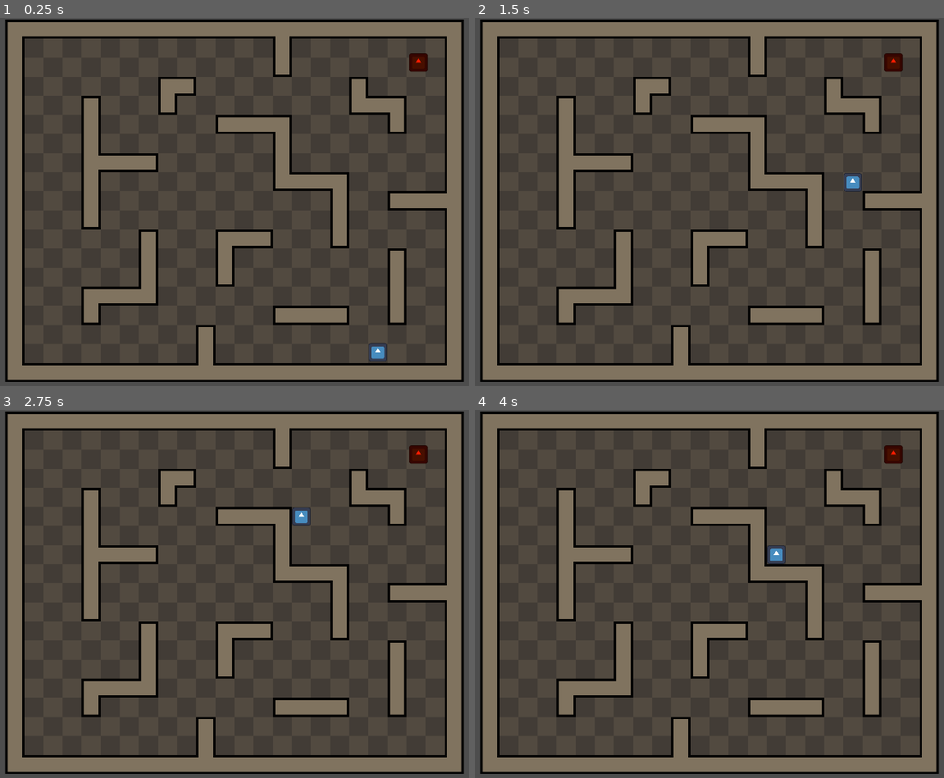
Above: before the commit, frames 1-4 (two rows, left to right).
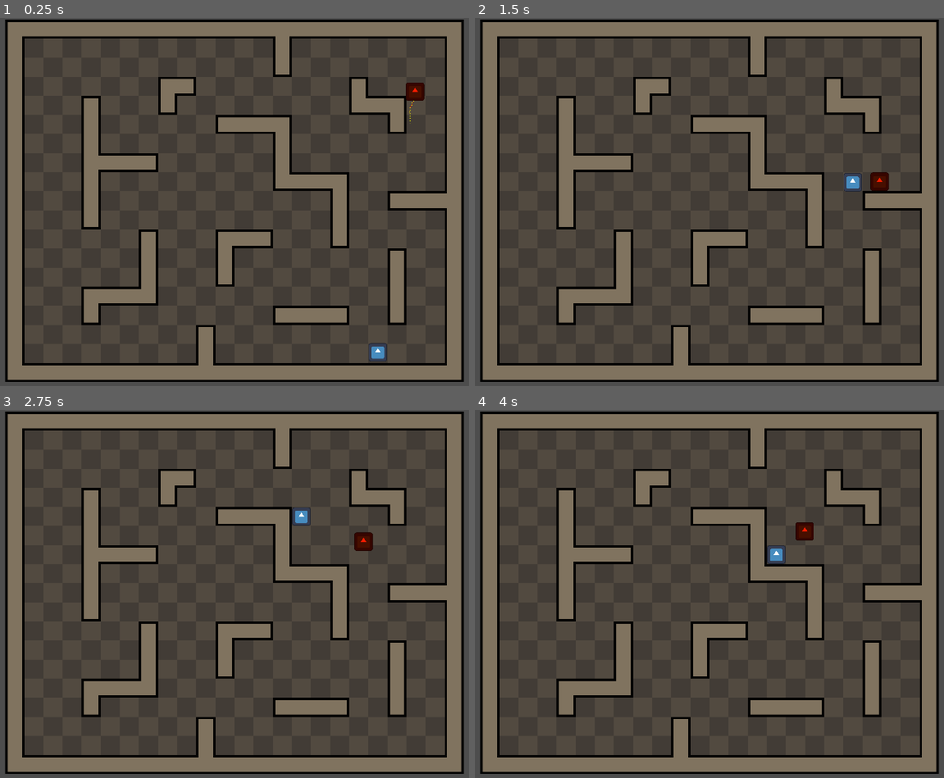
Above: after the commit, the same moments.

Repository: babeszino/a-star-pathfinding-on-navmesh
Game: Godot game, scene res://main.tscn
The game is run twice, just before and just after one commit, with the same random seed, the same clock (stepped at 60 frames per second) and the same inputs. The engine's default icon, where the game draws it, is replaced by a stand-in: a white triangle on a blue panel in a dark square.
Inputs:
- Up to frame 1 (0.25 s): no input
- Up to frame 2 (1.5 s): hold W (up) from 0.53 s (still down)
- Up to frame 3 (2.75 s): release W (up) at 2.03 s; hold A (left) from 2.03 s (still down)
- Up to frame 4 (4 s): tap Enter at 3.5 s; release A (left) at 3.53 s; hold S (down) from 3.53 s (still down)

The runs differ from the first frame. In frame 1, 0.4% of the frame differs, in the area x 86-92%, y 9-29%; in frame 2, 0.4%; in frame 3, 0.4%; in frame 4, 0.4%.
Error before the commit: Parse Error: Invalid operands "Callable" and "int" for ">" operator. (res://enemy.gd:76)

Commit message:
v0.5
-first version of A* algorithm is done, needs many tweaks

Diff:
--- a/a-star-algorithm-pathfinding/enemy.gd
+++ b/a-star-algorithm-pathfinding/enemy.gd
@@ -73,7 +73,7 @@
 		_update_path()
 
 	# talalt utvonal kovetese
-	if path.size > 0:
+	if path.size() > 0:
 		_follow_path()
 
 	if debug_draw:
@@ -130,3 +130,149 @@
 	while open_set.size() > 0:
 		# legkisebb f_cost node megkeresese az open_set-ben
 		var current_node = _get_lowest_f_cost_node(open_set)
+
+		# jelenlegi node atrakasa closed set-be open-bol
+		open_set.erase(current_node)
+		closed_set.append(current_node)
+
+		# ellenorzes, hogy elertuk-e a celt
+		if current_node.position.distance_to(end_point) < arrival_distance:
+			return _reconstruct_path(current_node)
+
+		# szomszedos node-ok lekerese
+		var neighbors = _get_neighbors(current_node, end_point)
+
+		# szomszededos node-ok kiertekelese
+		for neighbor in neighbors:
+			# skip ha a closed set-ben van
+			if _is_in_set(neighbor.position, closed_set):
+				continue
+
+			var in_open_node = _find_in_set(neighbor.position, open_set)
+
+			if in_open_node:
+				# ha van jobb utvonal a jelenlegi node-hoz, update
+				if neighbor.g_cost < in_open_node.g_cost:
+					in_open_node.g_cost = neighbor.g_cost
+					in_open_node.f_cost = neighbor.g_cost + in_open_node.h_cost
+					in_open_node.parent = current_node
+
+			else:
+				open_set.append(neighbor)
+
+	return [] # ha idaig eljutunk, akkor elvileg nem talaltunk utvonalat
+
+
+# helper func -> legkisebb f_cost node keresese
+func _get_lowest_f_cost_node(nodes: Array) -> AStarNode:
+	var lowest = nodes[0]
+	for node in nodes:
+		if node.f_cost < lowest.f_cost:
+			lowest = node
+
+	return lowest
+
+
+# helper func -> szomszedos node generalas A* algohoz
+func _get_neighbors(node: AStarNode, goal_pos: Vector2) -> Array:
+	var neighbors : Array = []
+
+	# sampling tavolsag
+	var sample_distance = 16.0
+
+	# cardinal + diagonal iranyok definialasa
+	var directions = [
+		Vector2(1, 0), Vector2(-1, 0),
+		Vector2(0, 1), Vector2(0, -1),
+		Vector2(1, 1), Vector2(-1, 1),
+		Vector2(1, -1), Vector2(-1, -1)
+	]
+
+	# point sample-oles minden iranyba
+	for dir in directions:
+		var sample_pos = node.position + dir.normalized() * sample_distance
+
+		# legkozelebbi pont megkeresese navmesh-en
+		var closest_point = NavigationServer2D.map_get_closest_point(nav_map_rid, sample_pos)
+
+		# csak olyan point-okat hasznaljunk, amik validak (kozel vannak a sample pos-hoz)
+		if closest_point.distance_to(sample_pos) < sample_distance * 0.5:
+			# ellenorzes, hogy tiszta e az ut
+			var path_to_point = NavigationServer2D.map_get_path(
+				nav_map_rid,
+				node.position,
+				closest_point,
+				true
+			)
+
+			# ha talaltunk valid utvonalat
+			if path_to_point.size() > 1:
+				var neighbor = AStarNode.new(closest_point, node)
+				neighbor.calculate_costs(node.position, goal_pos)
+				neighbors.append(neighbor)
+
+	return neighbors
+
+
+# ellenorizzuk, hogy a position a set-ben van-e
+func _is_in_set(position: Vector2, node_set: Array, threshold: float = 8.0) -> bool:
+	for node in node_set:
+		if node.position.distance_to(position) < threshold:
+			return true
+
+	return false
+
+
+# node megkeresese a set-ben
+func _find_in_set(position: Vector2, node_set: Array, threshold: float = 8.0) -> AStarNode:
+	for node in node_set:
+		if node.position.distance_to(position) < threshold:
+			return node
+
+	return null
+
+
+# utvonal reconstruct az end node-bol start node-ba
+func _reconstruct_path(end_node: AStarNode) -> Array:
+	var path = []
+	var current = end_node
+
+	while current != null:
+		path.append(current.position)
+		current = current.parent
+
+	# megforditas (hogy az elejetol a vegeig legyen)
+	path.reverse()
+	return path
+
+
+# debug draw-olas vizualizalashoz
+func _draw():
+	if !debug_draw or path.size() <= 1:
+		return
+
+	# utvonal kirajzolasa vonalankent
+	for i in range(path.size() - 1):
+		draw_line(
+			path[i] - global_position,
+			path[i + 1] - global_position,
+			Color(1, 0, 0),
+			2.0
+		)
+
+	# waypoint-oknal karika rajzolas
+	for i in range(path.size()):
+		draw_circle(
+			path[i] - global_position,
+			3.0,
+			Color(0, 1, 0) if i == current_path_index else Color(1, 1, 0)
+		)
+
+	# vonal rajzolasa az aktualis waypointig/hoz
+	if current_path_index < path.size():
+		draw_line(
+			Vector2.ZERO,
+			path[current_path_index] - global_position,
+			Color(0, 0, 1),
+			1.0
+		)
--- a/a-star-algorithm-pathfinding/main.tscn
+++ b/a-star-algorithm-pathfinding/main.tscn
@@ -210,11 +210,7 @@
 position = Vector2(714, 100)
 scale = Vector2(0.12, 0.12)
 script = ExtResource("3_h2yge")
-movement_speed = null
 target_path = NodePath("../Player")
-path_update_interval = null
-arrival_distance = null
-debug_draw = null
 
 [node name="Sprite2D" type="Sprite2D" parent="Enemy"]
 modulate = Color(1, 0.10980392, 0, 1)
